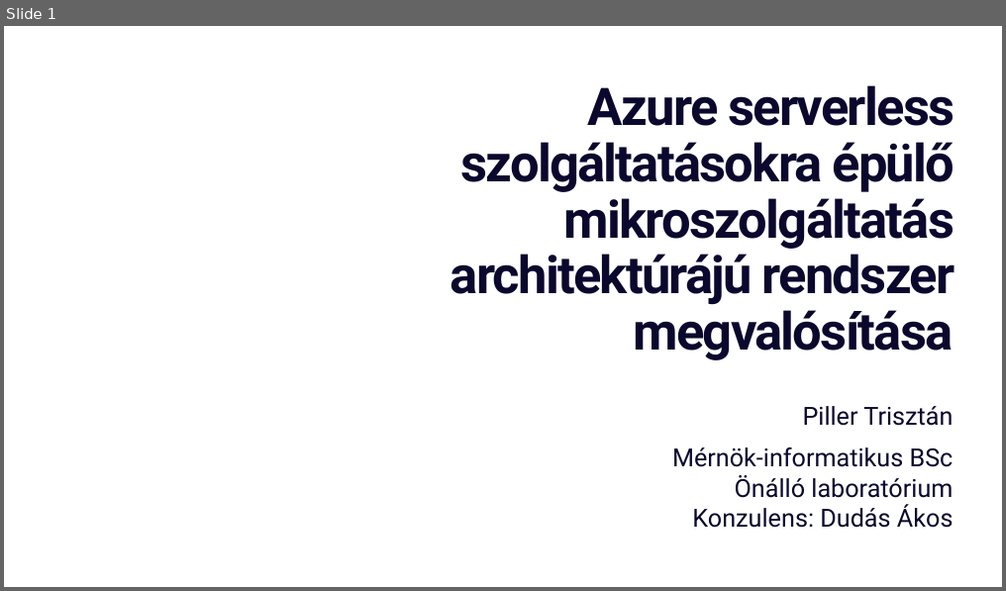
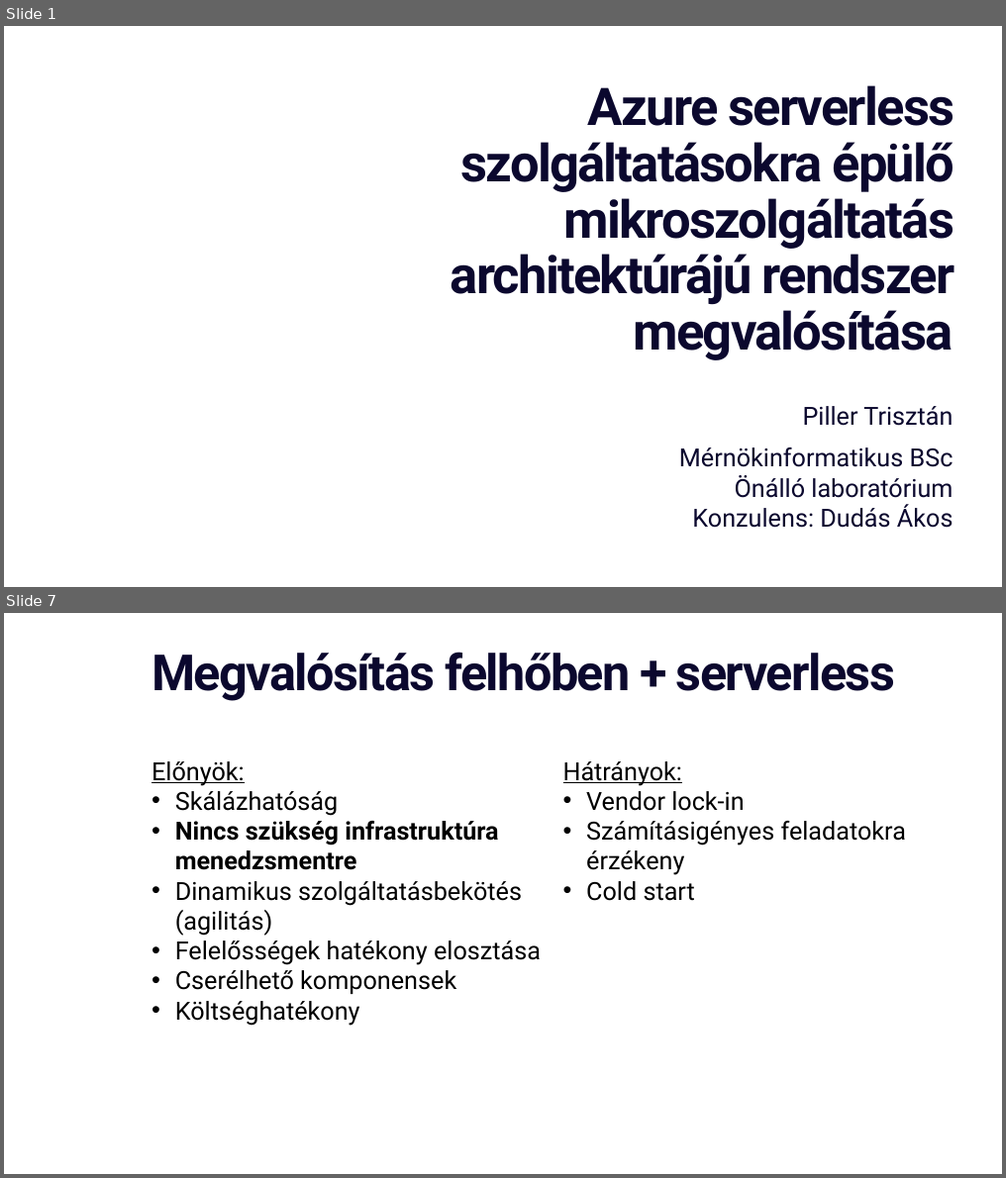
Before and after one commit to triszt4n/remark, a slide deck: docs/Presentation_hu.pptx. Shown one above the other, each under a label of ours: slide 1 before the commit, slides 1 and 7 after it; the slides between them are not shown. The pictures are 1006x591 and 1006x1178 pixels, drawn with LibreOffice and Linux fonts; fonts in the diff are those of the drawing; background and template pictures are left out. Boxes give left, top, right and bottom in pixels: in the first picture for what was removed or moved away, otherwise in the second. Text is boxed around its words. In the diff, an @@ line names an element or a change of style, - is before the commit and + after.

```diff
--- a/docs/Presentation_hu.pptx
+++ b/docs/Presentation_hu.pptx
@@ slide 7 added at (4,613,1002,1174), background #FFFFFF @@
@@ title added at (152,652,895,701), 48 pt, text #0B082E, bold @@
+Megvalósítás felhőben + serverless
@@ text added at (152,761,541,1026), 24 pt, text #000000 @@
+Előnyök:
+• Skálázhatóság
+• Nincs szükség infrastruktúra menedzsmentre
+• Dinamikus szolgáltatásbekötés (agilitás)
+• Felelősségek hatékony elosztása
+• Cserélhető komponensek
+• Költséghatékony
@@ text added at (563,761,906,901), 24 pt, text #000000 @@
+Hátrányok:
+• Vendor lock-in
+• Számításigényes feladatokra érzékeny
+• Cold start
@@ slide 1 changed as well @@
@@ subtitle "Piller Trisztán": place and size @@
-subtitle "Piller Trisztán" at (672,406,953,528)
+subtitle "Piller Trisztán" at (679,406,953,528)
@@ subtitle at (679,448,953,468): text changed @@
-Mérnök-informatikus BSc
+Mérnökinformatikus BSc
```
Also in this commit, not shown: 10 other slides added, 1 slide removed, 11 other files.
